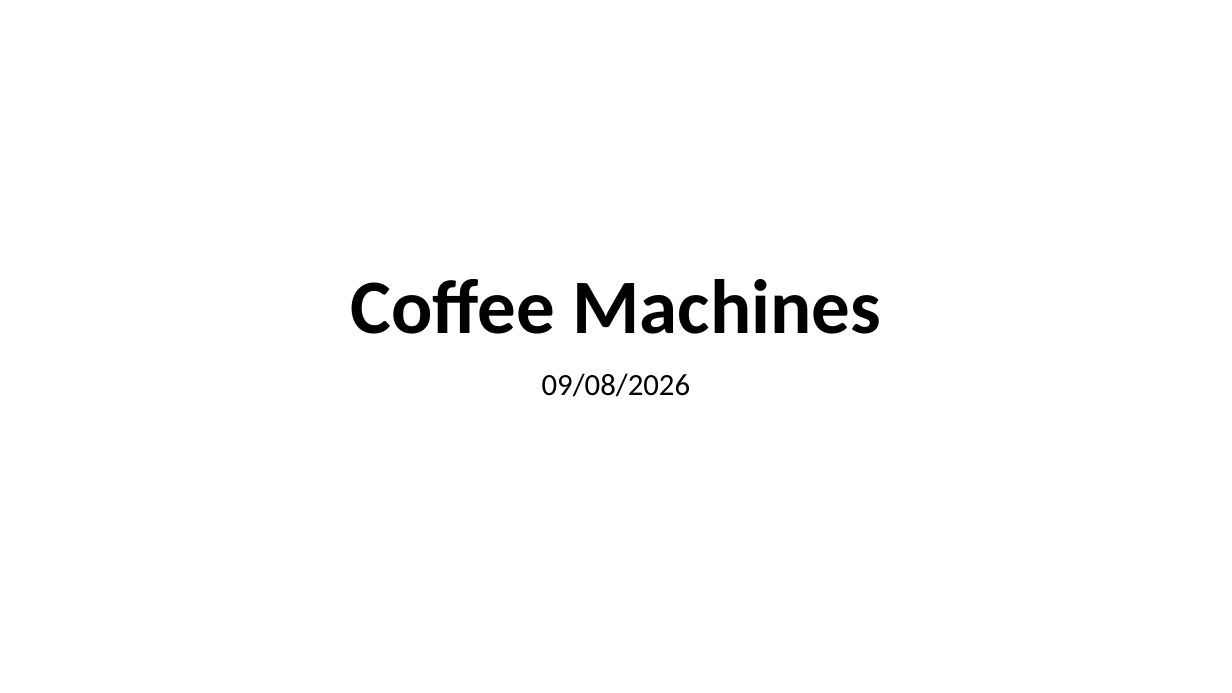
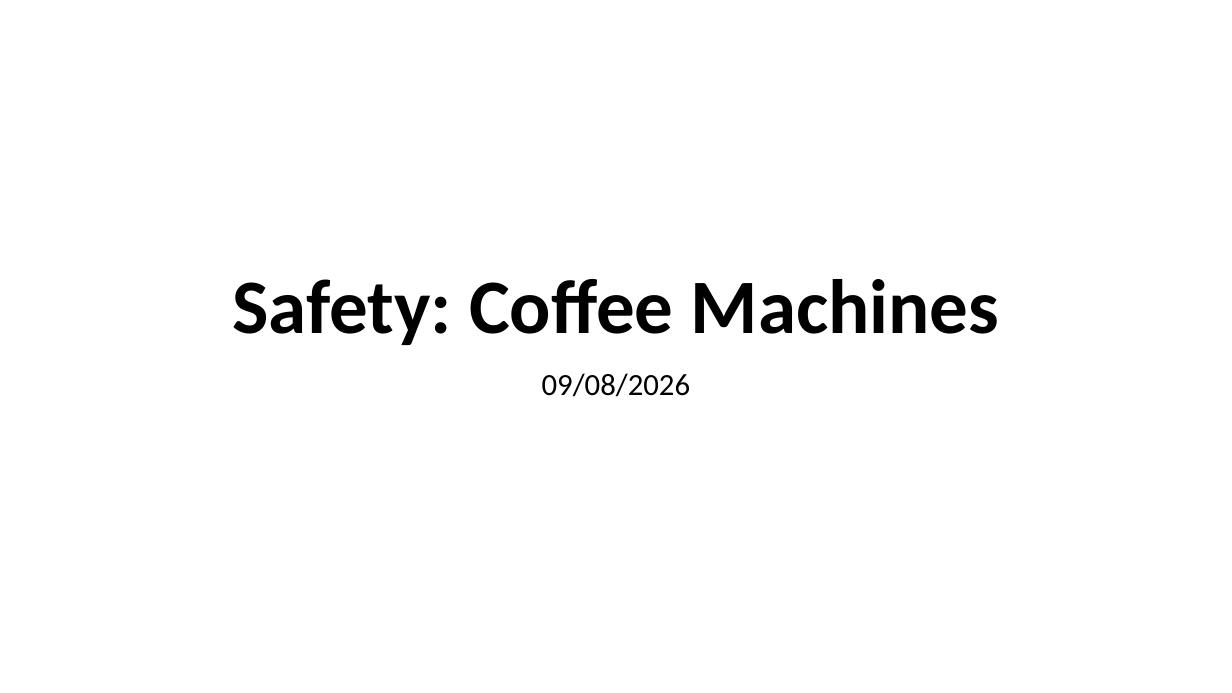
Before and after one commit to wdmhouston/tmp2, a slide deck: slide 1 of Coffee Machines-Safety.pptx. Drawn at 1232x693 pixels with LibreOffice and Linux fonts; fonts in the diff are those of the drawing. Boxes give left, top, right and bottom in pixels: in the first picture for what was removed or moved away, otherwise in the second. Text is boxed around its words. In the diff, an @@ line names an element or a change of style, - is before the commit and + after.

```diff
--- a/Coffee Machines-Safety.pptx
+++ b/Coffee Machines-Safety.pptx
@@ title at (x1=232, y1=279, x2=999, y2=345): text changed @@
-Coffee Machines
+Safety: Coffee Machines
```
Also in this commit, not shown: 2 slides added.
